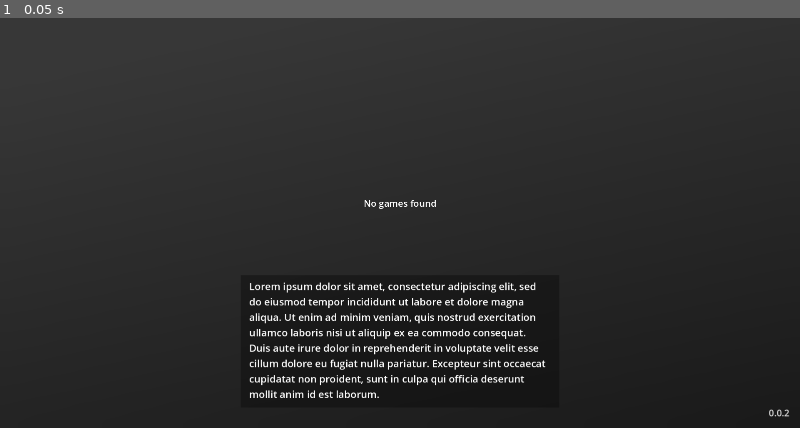
Above: before the commit, frame 1.
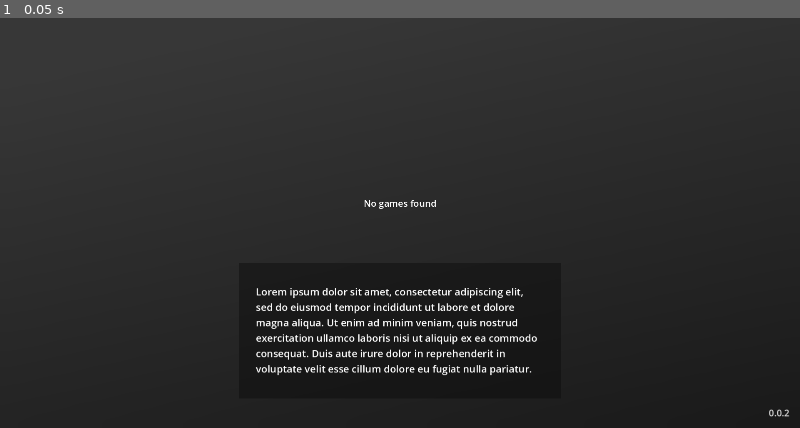
Above: after the commit, the same moment.

Repository: MrEliptik/game_launcher
Game: Godot game, scene res://scenes/app/app.tscn
Two runs of this game, one before a commit and one after it. Both use one fixed random seed, a clock stepped at 60 frames per second and the inputs below.
Inputs:
- Up to frame 1 (0.05 s): no input

The runs differ from the first frame. In frame 1, 4.1% of the frame differs, in the area x 31-69%, y 64-93%.
Error in both runs: Invalid call. Nonexistent function 'has' in base 'Nil'. (res://shared/utils/update_checker.gd:29)

Commit message:
ui and config wip

Diff:
--- a/scenes/app/app.tscn
+++ b/scenes/app/app.tscn
@@ -21,10 +21,10 @@
 shader_parameter/lod = 4.731
 
 [sub_resource type="StyleBoxFlat" id="StyleBoxFlat_w6y87"]
-content_margin_left = 20.0
-content_margin_top = 10.0
-content_margin_right = 20.0
-content_margin_bottom = 10.0
+content_margin_left = 40.0
+content_margin_top = 15.0
+content_margin_right = 40.0
+content_margin_bottom = 15.0
 bg_color = Color(0.0313726, 0.0313726, 0.0313726, 0.419608)
 
 [node name="App" type="Control"]
@@ -131,10 +131,10 @@
 anchor_top = 1.0
 anchor_right = 0.5
 anchor_bottom = 1.0
-offset_left = -382.0
-offset_top = -367.0
-offset_right = 382.0
-offset_bottom = -49.0
+offset_left = -386.0
+offset_top = -397.0
+offset_right = 386.0
+offset_bottom = -71.0
 grow_horizontal = 2
 grow_vertical = 0
 theme_override_styles/panel = SubResource("StyleBoxFlat_w6y87")
@@ -155,7 +155,8 @@
 layout_mode = 2
 size_flags_vertical = 3
 theme_override_font_sizes/font_size = 24
-text = "Lorem ipsum dolor sit amet, consectetur adipiscing e …(243 unchanged characters)… cillum dolore eu fugiat nulla pariatur. Excepteur sint occaecat cupidatat non proident, sunt in culpa qui officia deserunt mollit anim id est laborum."
+text = "Lorem ipsum dolor sit amet, consectetur adipiscing e …(243 unchanged characters)… cillum dolore eu fugiat nulla pariatur. "
+vertical_alignment = 1
 autowrap_mode = 3
 
 [node name="MouseFilter" type="ColorRect" parent="."]
--- a/scenes/app/scripts/app.gd
+++ b/scenes/app/scripts/app.gd
@@ -116,6 +116,23 @@
 		file_name = dir.get_next()
 	print("Games: ", games)
 
+func parse_config(path: String):
+	var config = ConfigFile.new()
+
+	# Load data from a file.
+	var err = config.load(path)
+
+	# If the file didn't load, ignore it.
+	if err != OK:
+		return
+
+	# Iterate over all sections.
+	for player in config.get_sections():
+		pass
+		# Fetch the data for each section.
+		#var player_name = config.get_value(player, "player_name")
+		#var player_score = config.get_value(player, "best_score")
+
 func launch_game(game_name: String) -> void:
 	if not games[game_name].has("executable"): return
 	games_container.can_move = false
--- a/scenes/game_button/game_button.tscn
+++ b/scenes/game_button/game_button.tscn
@@ -1,8 +1,9 @@
-[gd_scene load_steps=10 format=3 uid="uid://dweckt5oraox7"]
+[gd_scene load_steps=12 format=3 uid="uid://dweckt5oraox7"]
 
 [ext_resource type="Script" path="res://scenes/game_button/scripts/game_button.gd" id="1_ggd64"]
 [ext_resource type="Texture2D" uid="uid://bpxmqyewmqdev" path="res://scenes/game_button/visuals/capsule_test.png" id="1_q6lu3"]
 [ext_resource type="Texture2D" uid="uid://rg5y0f8we0t4" path="res://scenes/game_button/visuals/cross.png" id="3_js23g"]
+[ext_resource type="Texture2D" uid="uid://ctwblwukcxf8" path="res://icon.svg" id="4_bj6ij"]
 
 [sub_resource type="StyleBoxFlat" id="StyleBoxFlat_q7ifx"]
 bg_color = Color(0.6, 0.6, 0.6, 0)
@@ -22,6 +23,9 @@
 [sub_resource type="GradientTexture2D" id="GradientTexture2D_7argf"]
 gradient = SubResource("Gradient_y2hvx")
 fill_from = Vector2(1, 1)
+
+[sub_resource type="LabelSettings" id="LabelSettings_u381n"]
+font_size = 18
 
 [node name="Game" type="Button"]
 process_mode = 1
@@ -77,6 +81,58 @@
 grow_vertical = 0
 texture = SubResource("GradientTexture2D_7argf")
 
+[node name="InfoContainer" type="HBoxContainer" parent="."]
+layout_mode = 1
+anchors_preset = 12
+anchor_top = 1.0
+anchor_right = 1.0
+anchor_bottom = 1.0
+offset_left = 15.0
+offset_top = -37.0
+offset_right = -15.0
+offset_bottom = -11.0
+grow_horizontal = 2
+grow_vertical = 0
+
+[node name="PlatformContainer" type="HBoxContainer" parent="InfoContainer"]
+layout_mode = 2
+
+[node name="TextureRect" type="TextureRect" parent="InfoContainer/PlatformContainer"]
+custom_minimum_size = Vector2(37, 0)
+layout_mode = 2
+size_flags_horizontal = 0
+texture = ExtResource("4_bj6ij")
+expand_mode = 1
+stretch_mode = 5
+
+[node name="Platform" type="Label" parent="InfoContainer/PlatformContainer"]
+layout_mode = 2
+text = "Steam, Itch - 2022"
+label_settings = SubResource("LabelSettings_u381n")
+horizontal_alignment = 1
+vertical_alignment = 1
+
+[node name="PlayerContainer" type="HBoxContainer" parent="InfoContainer"]
+layout_mode = 2
+size_flags_horizontal = 10
+alignment = 2
+
+[node name="TextureRect2" type="TextureRect" parent="InfoContainer/PlayerContainer"]
+custom_minimum_size = Vector2(37, 0)
+layout_mode = 2
+size_flags_horizontal = 10
+texture = ExtResource("4_bj6ij")
+expand_mode = 1
+stretch_mode = 5
+
+[node name="PlayerNb" type="Label" parent="InfoContainer/PlayerContainer"]
+layout_mode = 2
+size_flags_horizontal = 10
+text = "1"
+label_settings = SubResource("LabelSettings_u381n")
+horizontal_alignment = 1
+vertical_alignment = 1
+
 [connection signal="focus_entered" from="." to="." method="_on_focus_entered"]
 [connection signal="focus_exited" from="." to="." method="_on_focus_exited"]
 [connection signal="mouse_entered" from="." to="." method="_on_mouse_entered"]
--- a/scenes/game_button/scripts/game_button.gd
+++ b/scenes/game_button/scripts/game_button.gd
@@ -18,6 +18,15 @@
 		var tex: ImageTexture = load_image_texture(properties["capsule"])
 		if not tex: return
 		capsule.texture = tex
+
+	if properties.has("platforms"):
+		pass
+
+	if properties.has("release_date"):
+		pass
+
+	if properties.has("players_nb"):
+		pass
 
 func load_image_texture(path: String) -> ImageTexture:
 	var capsule_im: Image = Image.new()
